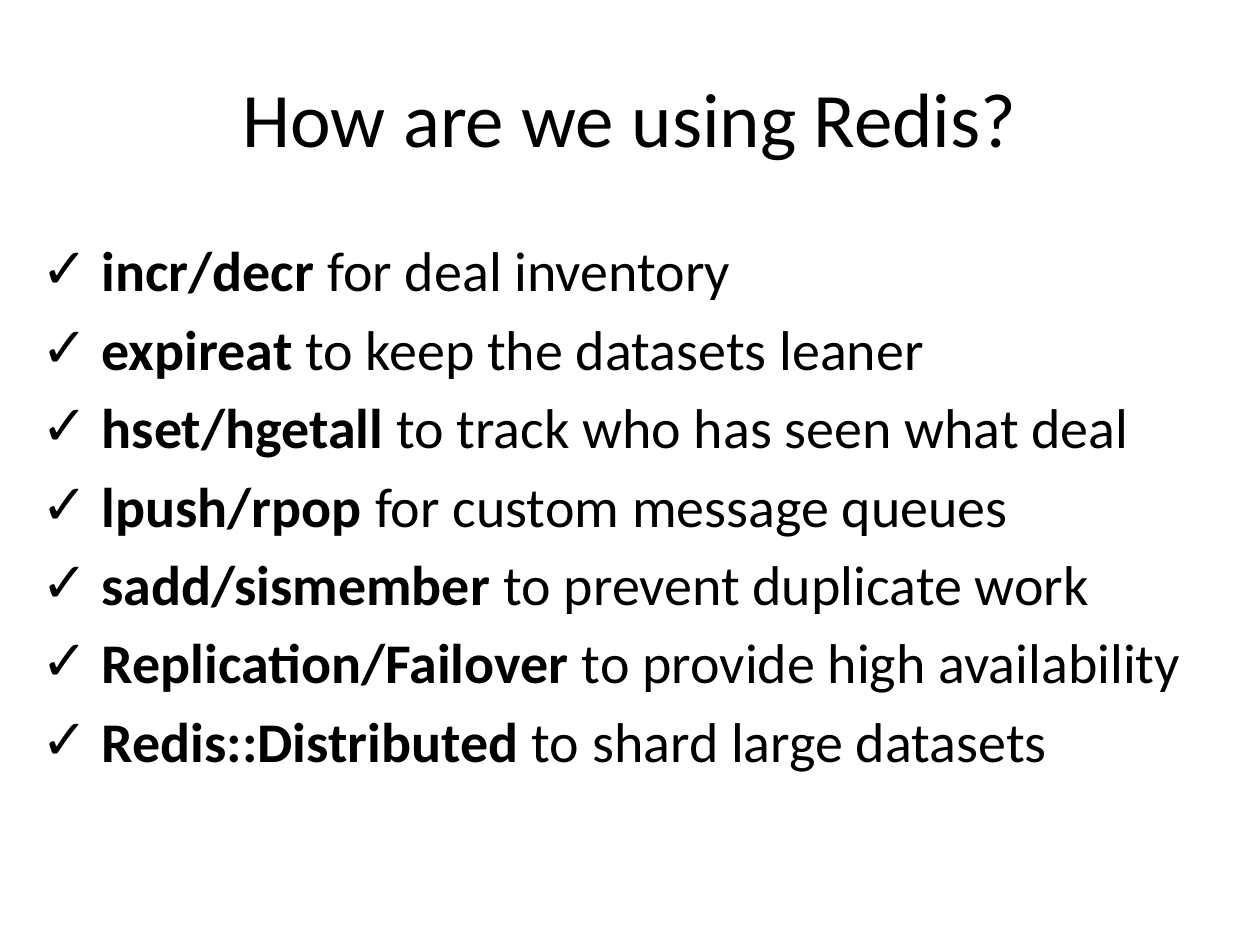
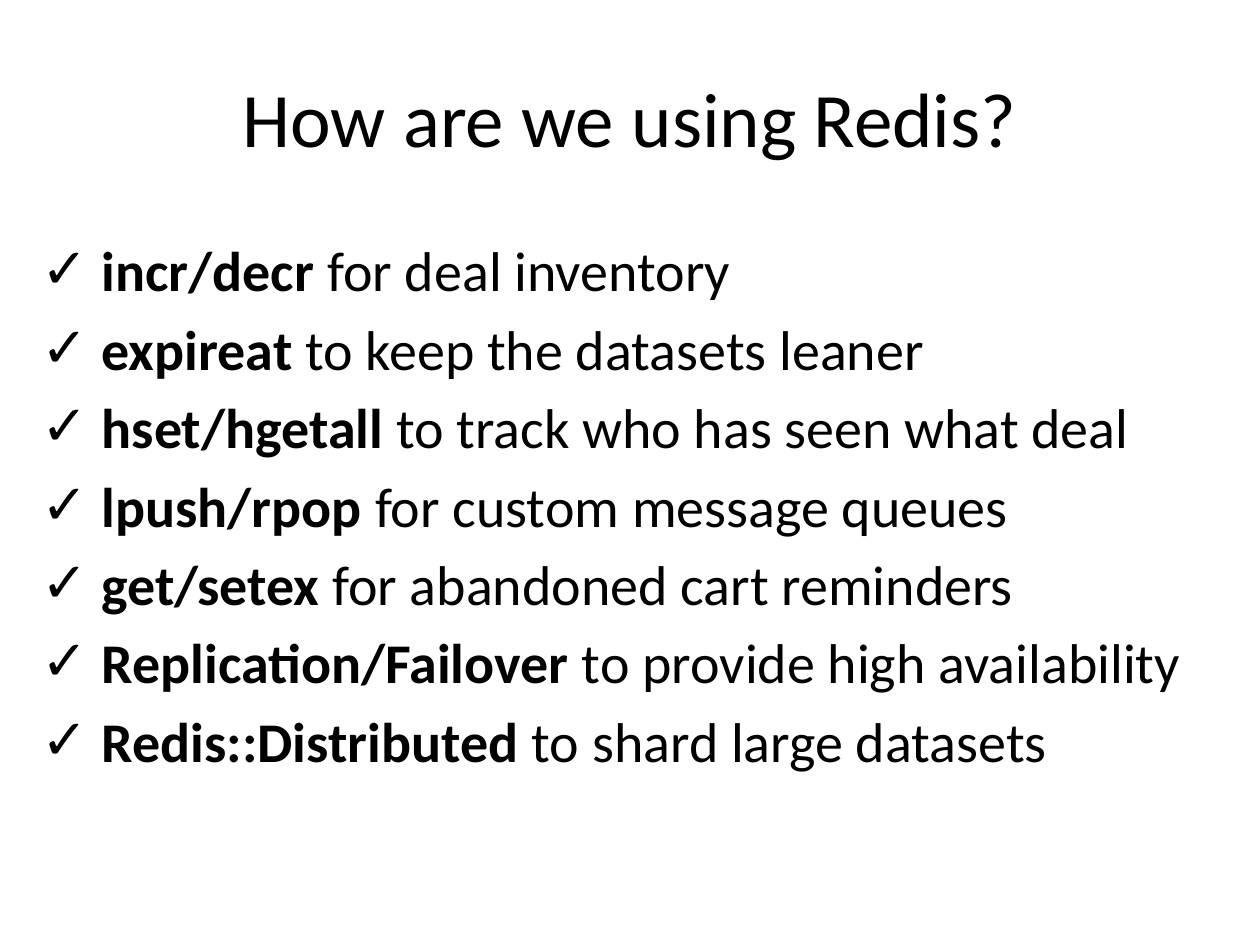
Before and after one commit to redsquirrel/redis-at-groupon, a slide deck: slide 22 of redis-groupon.pptx. Drawn at 1260x945 pixels with LibreOffice and Linux fonts; fonts in the diff are those of the drawing. Boxes give left, top, right and bottom in pixels: in the first picture for what was removed or moved away, otherwise in the second. Text is boxed around its words. In the diff, an @@ line names an element or a change of style, - is before the commit and + after.

```diff
--- a/redis-groupon.pptx
+++ b/redis-groupon.pptx
@@ text at bbox=[102, 565, 1012, 615]: text changed @@
-✓ sadd/sismember to prevent duplicate work
+✓ get/setex for abandoned cart reminders
```
Also in this commit, not shown: 5 other slides changed.
